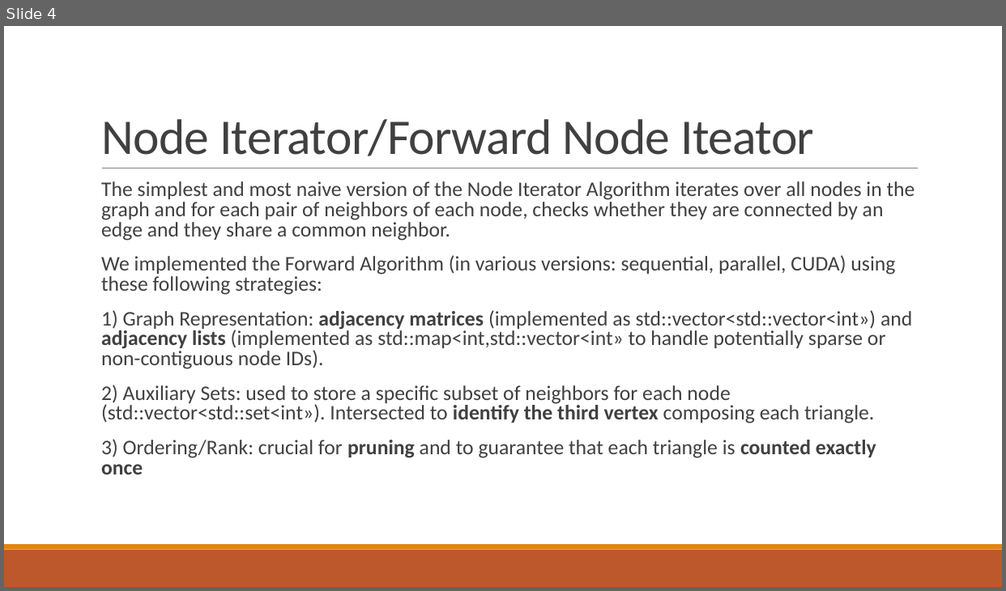
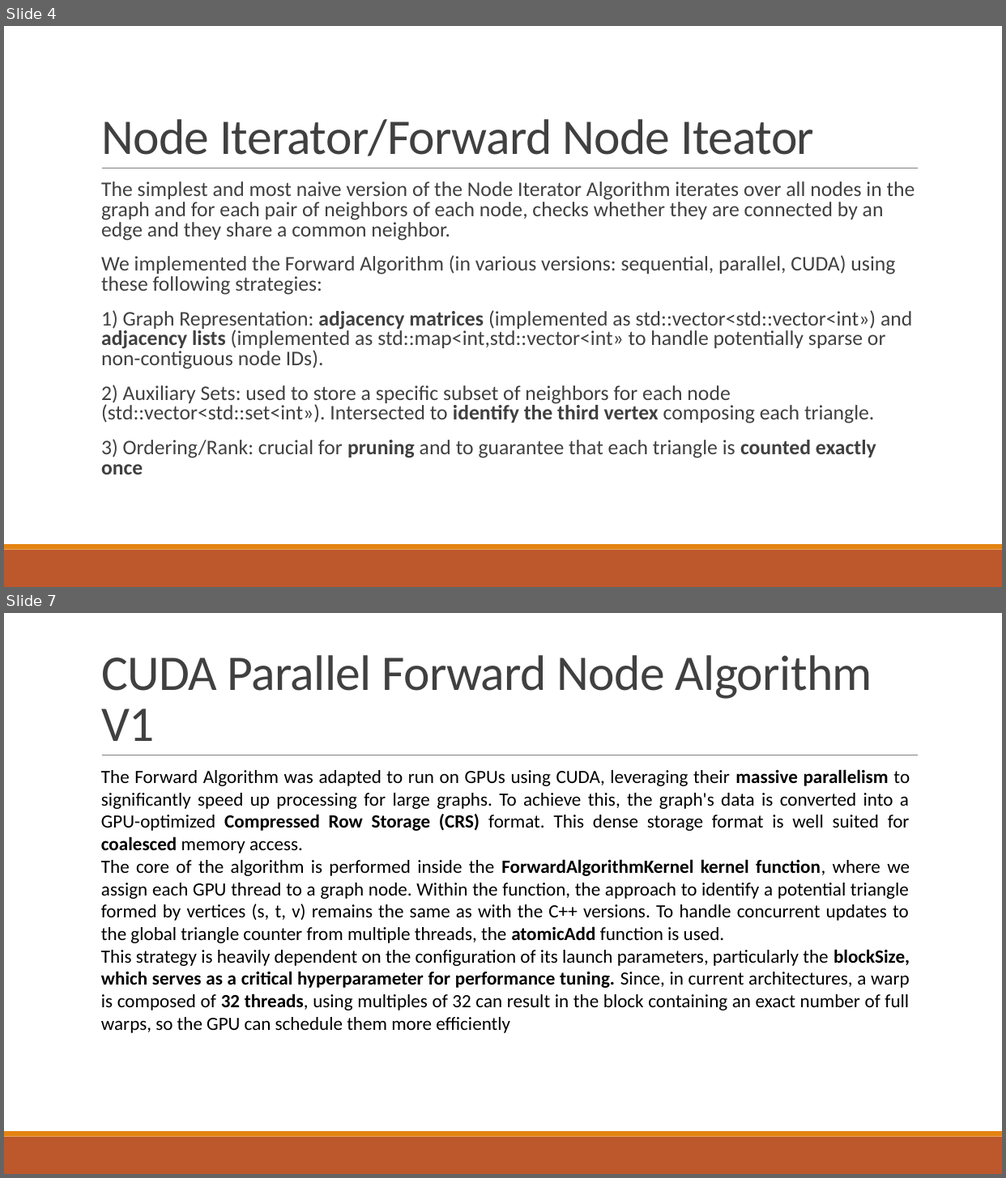
Before and after one commit to RiccardoRevalor/ParallelTriangleCounting, a slide deck: presentation.pptx. Shown one above the other, each under a label of ours: slide 4 before the commit, slides 4 and 7 after it; the slides between them are not shown. The pictures are 1006x591 and 1006x1178 pixels, drawn with LibreOffice and Linux fonts; fonts in the diff are those of the drawing. Boxes give left, top, right and bottom in pixels: in the first picture for what was removed or moved away, otherwise in the second. Text is boxed around its words. In the diff, an @@ line names an element or a change of style, - is before the commit and + after.

Commit message:
feat: slides, completed node algorithms

```diff
--- a/presentation.pptx
+++ b/presentation.pptx
@@ slide 7 added at (x1=4, y1=613, x2=1002, y2=1174), background #FFFFFF; not listed: 3 template elements that a slide beside it also shows @@
@@ title added at (x1=101, y1=655, x2=872, y2=741), 48 pt, text #404040 @@
+CUDA Parallel Forward Node Algorithm V1
@@ text added at (x1=101, y1=769, x2=910, y2=1033), 18 pt, text #000000 @@
+The Forward Algorithm was adapted to run on GPUs using CUDA, leveraging their massive parallelism to significantly speed up processing for large graphs. To achieve this, the graph's data is converted into a GPU-optimized Compressed Row Storage (CRS) format. This dense storage format is well suited for coalesced memory access.
+The core of the algorithm is performed inside the ForwardAlgorithmKernel kernel function, where we assign each GPU thread to a graph node. Within the function, the approach to identify a potential triangle formed by vertices (s, t, v) remains the same as with the C++ versions. To handle concurrent updates to the global triangle counter from multiple threads, the atomicAdd function is used.
+This strategy is heavily dependent on the configuration of its launch parameters, particularly the blockSize, which serves as a critical hyperparameter for performance tuning. Since, in current architectures, a warp is composed of 32 threads, using multiples of 32 can result in the block containing an exact number of full warps, so the GPU can schedule them more efficiently
```
Also in this commit, not shown: 4 other slides added, 1 other file.
